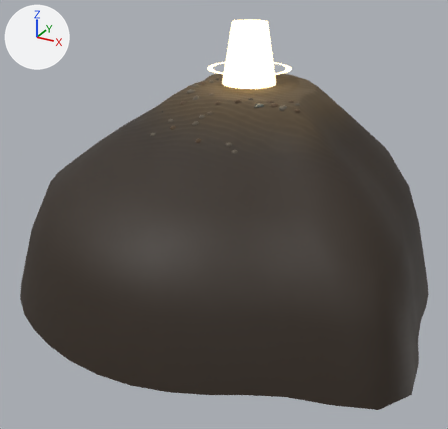
The Blender file assets/source/blender/shore_piece.blend, before and after one commit.
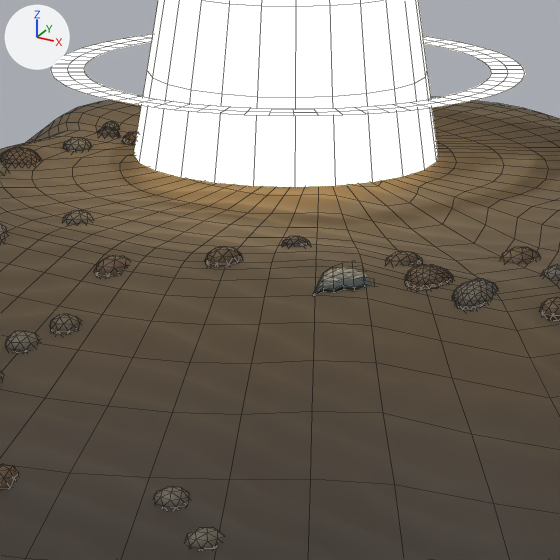
Each version is shown whole from a 50 mm lens placed at (28.6, -57.4, 11.7), pointed at (1.7, -8.4, -12.8), then close up on the part from 44% to 67% of the width and 13% to 36% of the height. Arrows for +X, +Y and +Z are at upper left; the lights stay in place. The older version's two pictures come first. The close-ups show mesh edges as thin lines.

The first close-up shows 'Reach', 'Shaft', 'ShoreBank'.
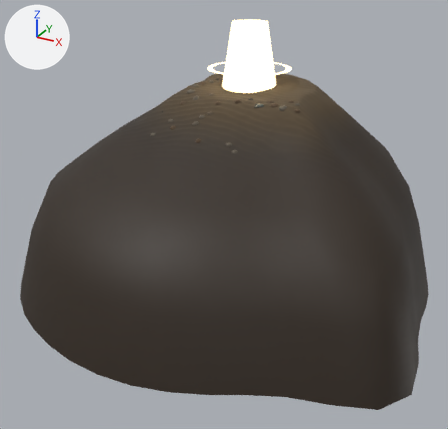
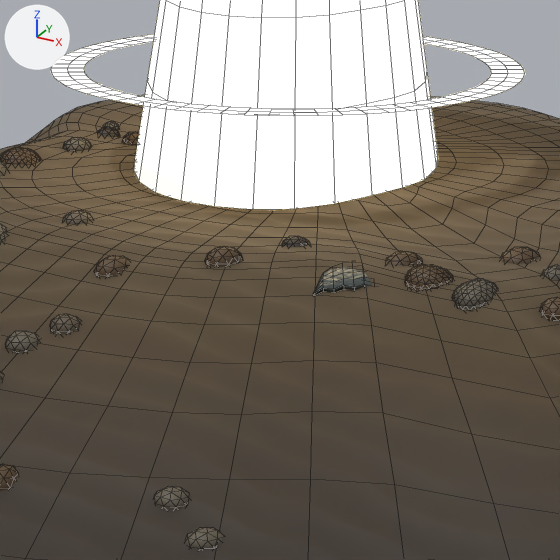
What differs and where, as boxes [x1, y1, x2, y2] in the close-ups (560 x 560 px):
```json
{"object": "Shaft", "change": "reshaped", "before": [134, 0, 438, 187], "after": [134, 0, 438, 209]}
{"object": "Glow", "change": "added", "after": [134, 159, 439, 210], "on screen": "mostly hidden"}
```

The change, as JSON lines over the scene's bpy script:
```json
{"block": "me_shaft_mesh", "where": "# used by ob_shaft; location = (0.0, 0.0, 0.0)"}
{"op": "remove", "block": "me_shaft_mesh", "code": "me_shaft_mesh.from_pydata(...)  # 125 vertices, 96 faces; spans x -2.8..2.8, y -2.8..2.8, z -1.6..4.5"}
{"op": "add", "block": "me_shaft_mesh", "code": "me_shaft_mesh.from_pydata(...)  # 125 vertices, 96 faces; spans x -2.8..2.8, y -2.8..2.8, z -2.02..4.5"}
{"block": "me_shaft_mesh", "change": "me_shaft_mesh part 1: 89 of 125 vertices moved; they spanned x -2.8..2.8, y -2.8..2.8, z -1.6..2.97 and now span x -2.8..2.8, y -2.8..2.8, z -2.02..2.98; mean shift (0.0, 0.0, -0.12); largest move (0.0, -2.8, -1.6) -> (0.0, -2.8, -2.02)"}
{"op": "add", "block": "me_glow_mesh", "code": ["me_glow_mesh = bpy.data.meshes.new('Glow_mesh')", "me_glow_mesh.from_pydata(...)  # 166 vertices, 160 faces; spans x -2.8..2.8, y -2.8..2.8, z -2.02..-1.56", "me_glow_mesh.polygons.foreach_set('use_smooth', [True] * 160)", "me_glow_mesh.materials.append(mat_m_shorelight)  # beige #ffebc0, glowing beige #ffebc0"]}
{"op": "add", "block": "ob_glow", "code": ["ob_glow = bpy.data.objects.new('Glow', me_glow_mesh)", "ob_glow.location = (0.0, 0.0, 0.0)"]}
```
